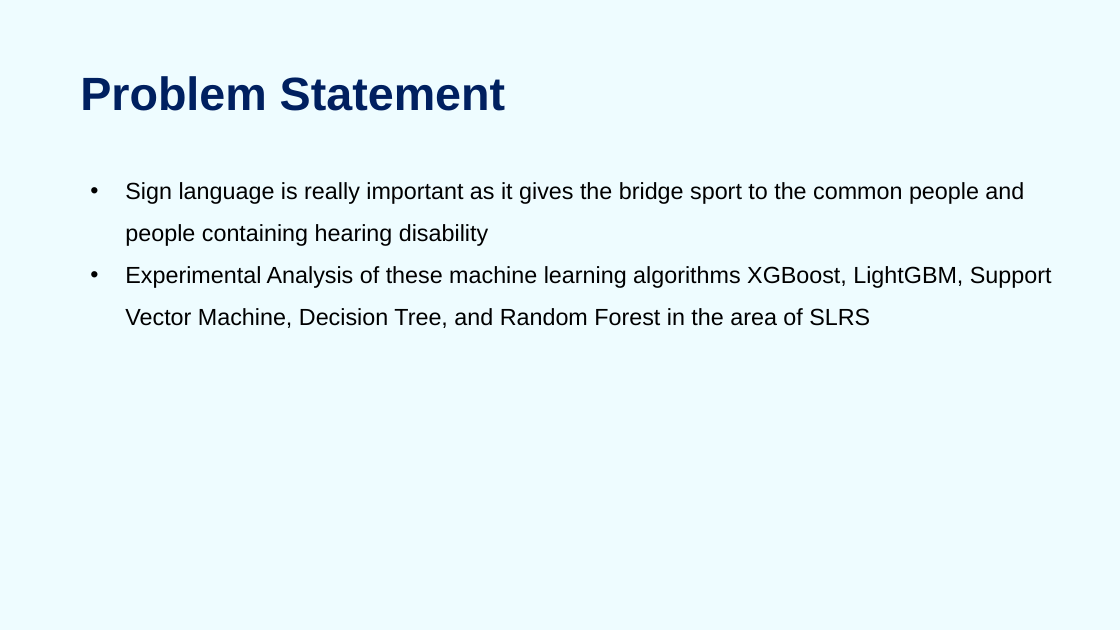
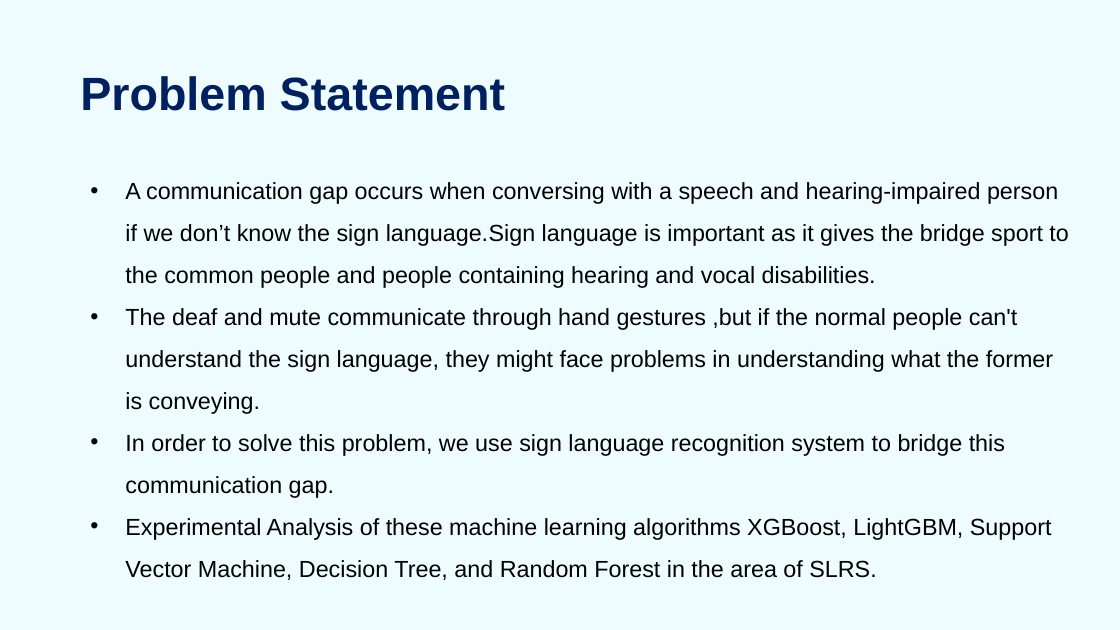
Before and after one commit to Sasank09/CS5710_13469, a slide deck: slide 10 of Sign Language for Alphabets/SLRS_PPT.pptx (slide 9 before the commit). Drawn at 1120x630 pixels with LibreOffice and Linux fonts; fonts in the diff are those of the drawing. Boxes give left, top, right and bottom in pixels: in the first picture for what was removed or moved away, otherwise in the second. Text is boxed around its words. In the diff, an @@ line names an element or a change of style, - is before the commit and + after.

Commit message:
update ppt

```diff
--- a/Sign Language for Alphabets/SLRS_PPT.pptx
+++ b/Sign Language for Alphabets/SLRS_PPT.pptx
@@ text at (125, 182, 1068, 580): text changed @@
-• Sign language is really important as it gives the bridge sport to the common people and people containing hearing disability
-• Experimental Analysis of these machine learning algorithms XGBoost, LightGBM, Support Vector Machine, Decision Tree, and Random Forest in the area of SLRS
+• A communication gap occurs when conversing with a speech and hearing-impaired person if we don’t know the sign language.Sign language is important as it gives the bridge sport to the common people and people containing hearing and vocal disabilities.
+• The deaf and mute communicate through hand gestures ,but if the normal people can't understand the sign language, they might face problems in understanding what the former is conveying.
+• In order to solve this problem, we use sign language recognition system to bridge this communication gap.
+• Experimental Analysis of these machine learning algorithms XGBoost, LightGBM, Support Vector Machine, Decision Tree, and Random Forest in the area of SLRS.
```
Also in this commit, not shown: 5 other slides changed, 6 slides added, 1 slide removed.
